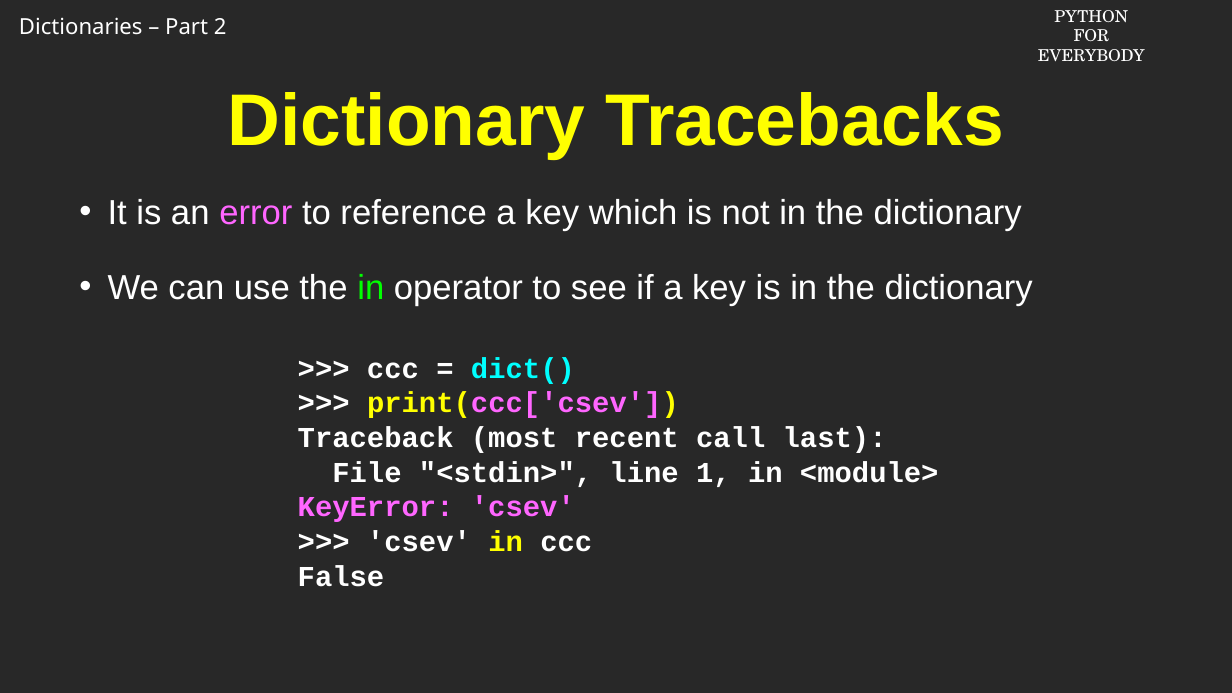
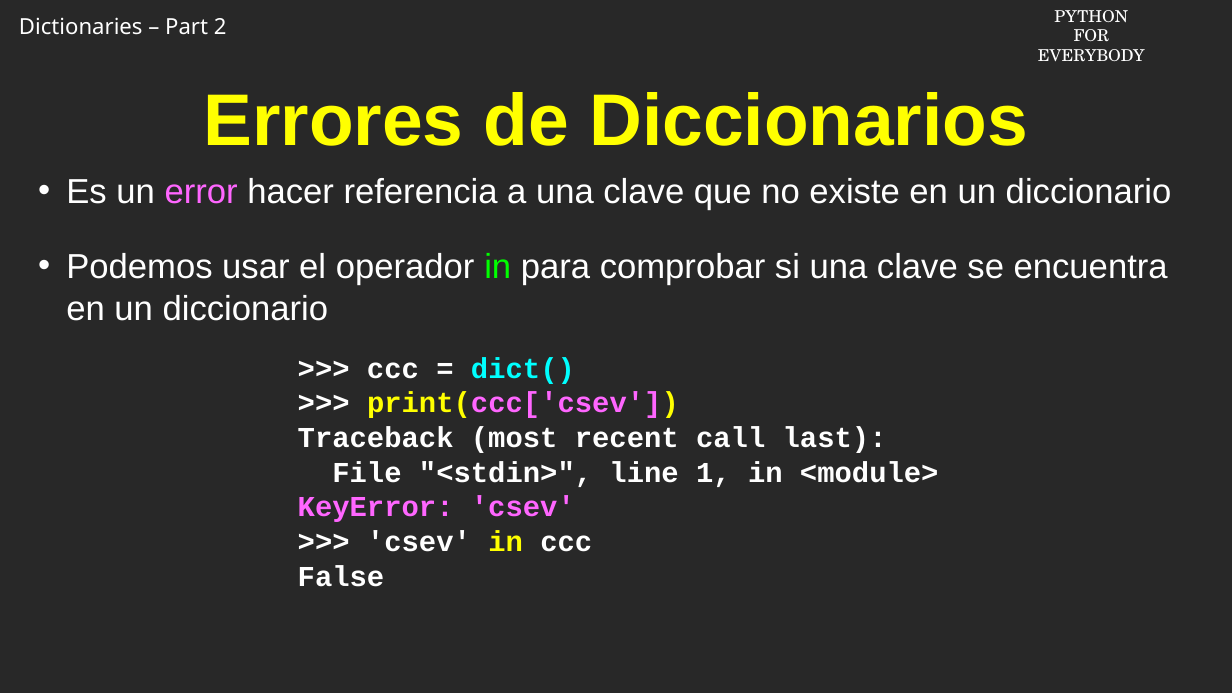
Before and after one commit to csev/py4e, a slide deck: slide 5 of ai/9.2.pptx. Drawn at 1232x693 pixels with LibreOffice and Linux fonts; fonts in the diff are those of the drawing; background and template pictures are left out. Boxes give left, top, right and bottom in pixels: in the first picture for what was removed or moved away, otherwise in the second. Text is boxed around its words. In the diff, an @@ line names an element or a change of style, - is before the commit and + after.

```diff
--- a/ai/9.2.pptx
+++ b/ai/9.2.pptx
@@ title at (204,92,1028,146): text changed @@
-Dictionary Tracebacks
+Errores de Diccionarios
@@ text at (66,178,1172,321): text changed @@
-• It is an error to reference a key which is not in the dictionary
-• We can use the in operator to see if a key is in the dictionary
+• Es un error hacer referencia a una clave que no existe en un diccionario
+• Podemos usar el operador in para comprobar si una clave se encuentra en un diccionario
```
Also in this commit, not shown: 8 other slides changed.
